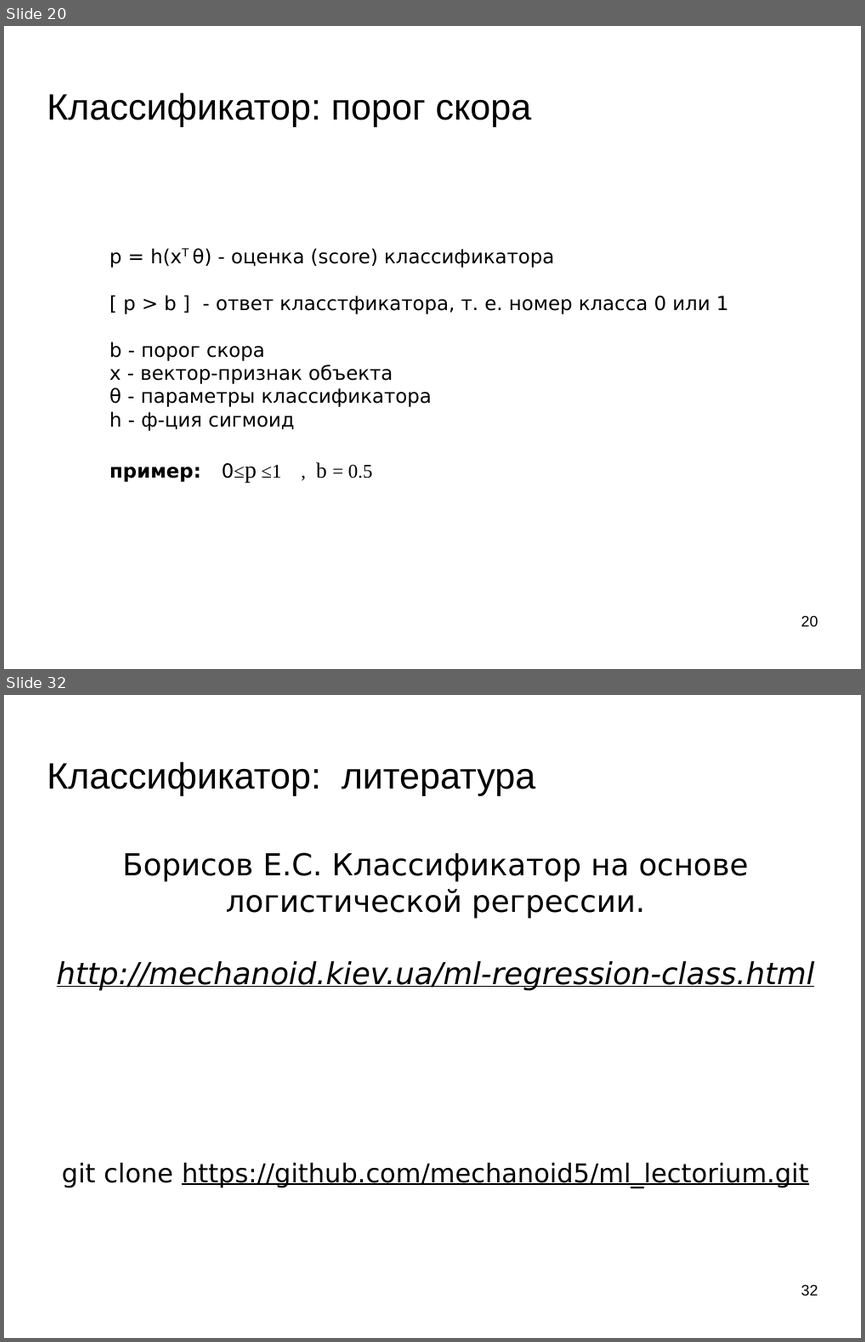
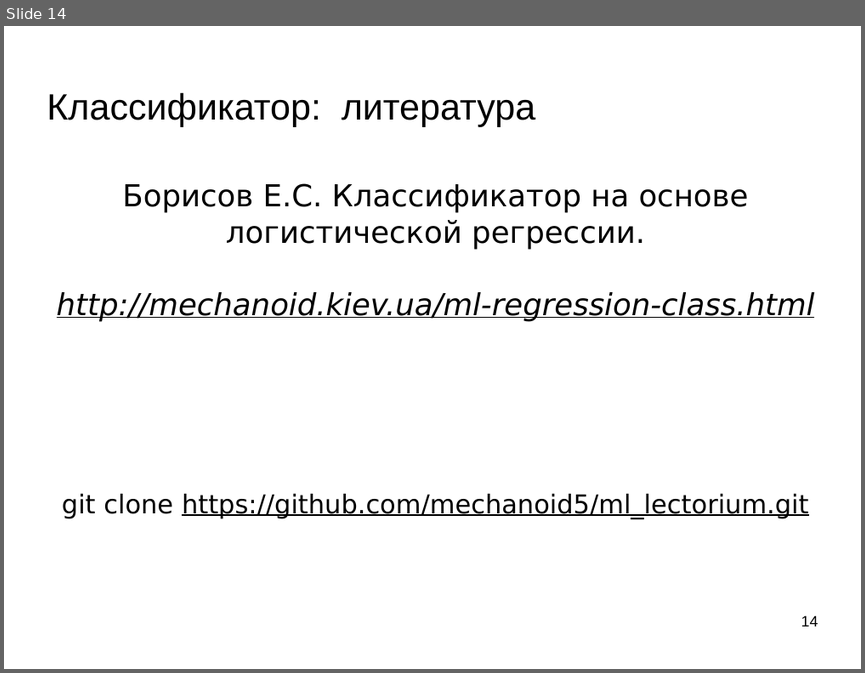
Before and after one commit to mechanoid5/ml_lectorium_legacy, a slide deck: 09-linear.odp. Shown one above the other, each under a label of ours: slides 20 and 32 before the commit, slide 14 after it; the slides between them are not shown. The pictures are 865x1342 and 865x673 pixels, drawn with LibreOffice and Linux fonts; fonts in the diff are those of the drawing; background and template pictures are left out. Boxes give left, top, right and bottom in pixels: in the first picture for what was removed or moved away, otherwise in the second. Text is boxed around its words. In the diff, an @@ line names an element or a change of style, - is before the commit and + after.

```diff
--- a/09-linear.odp
+++ b/09-linear.odp
@@ slide 20 removed at [4, 26, 861, 669], background picture (left out) @@
@@ title removed at [46, 92, 532, 126] @@
-Классификатор: порог скора
@@ text removed at [109, 248, 729, 482] @@
-p = h(xT θ) - оценка (score) классификатора
-[ p > b ] - ответ класстфикатора, т. е. номер класса 0 или 1
-b - порог скора
-x - вектор-признак объекта
-θ - параметры классификатора
-h - ф-ция сигмоид
-пример: 0≤p ≤1 , b = 0.5
@@ page number removed at [801, 615, 818, 626] @@
-20
@@ what was slide 32 is now slide 14 @@
@@ page number at [801, 615, 818, 626]: text changed @@
-32
+14
```
Also in this commit, not shown: 2 slides changed, 7 slides added, 24 other slides removed.
